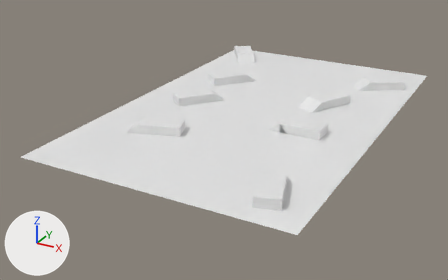
A saved change to the glTF model assets/scenes/untitled.glb.
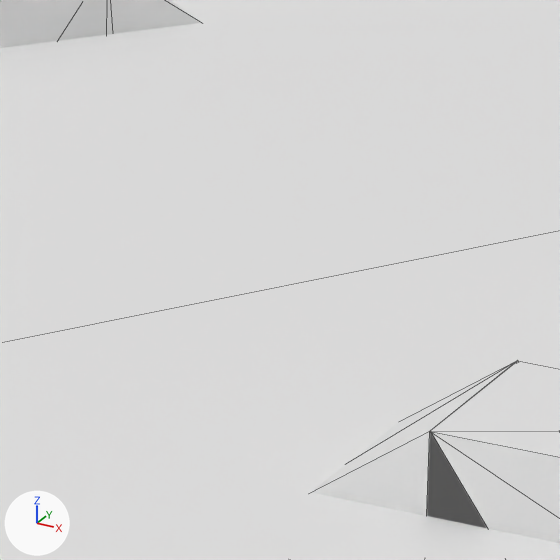
Each version is shown whole from a 50 mm lens placed at (24.1, -50.4, 21.3), pointed at (-2.4, -2.2, -2.8), then close up on the part from 53% to 66% of the width and 28% to 49% of the height. The axes (+X, +Y, +Z) are drawn at lower left. The lights are the same throughout. The close-ups show mesh edges as thin lines. Where no turn or scale is listed for an object, it has been applied to the vertices.
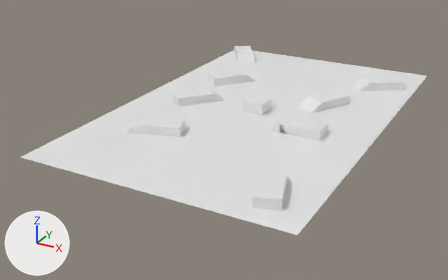
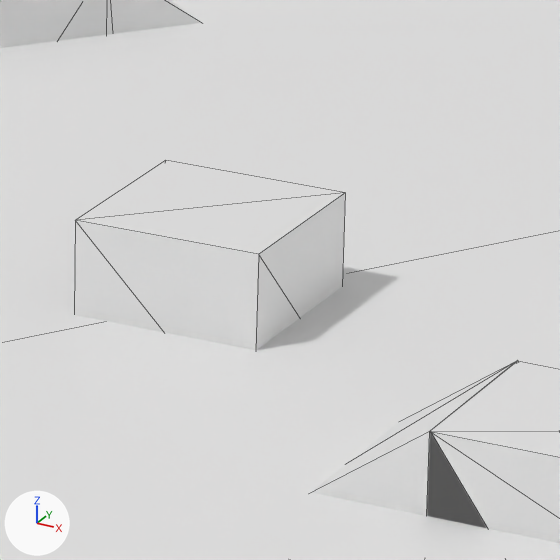
Boxes [x1, y1, x2, y2] around the edits, measured in the close-ups (560 x 560 px):
```json
{"object": "Cube", "change": "moved, rescaled", "before": [427, 361, 560, 543], "after": [74, 161, 345, 350]}
{"object": "Cube.001", "change": "moved, rescaled, turned", "before": [312, 360, 518, 528], "after": [427, 361, 560, 543]}
{"object": "Cube.002", "change": "moved, turned", "after": [312, 360, 518, 528], "on screen": "not visible before"}
{"object": "Cube.007", "change": "moved, turned, rescaled", "before": [59, 0, 201, 39], "after": [0, 0, 107, 48]}
{"object": "Cube.006", "change": "moved", "before": [0, 0, 107, 48], "on screen": "not visible afterwards"}
{"object": "Cube.008", "change": "moved, turned", "after": [59, 0, 201, 39], "on screen": "not visible before"}
```

Edits to the scene script, one JSON object a line:
```json
{"op": "set", "path": "ob_cube.scale", "old": "(1.83, 1.0, 0.834)", "new": "(1.0, 1.0, 1.0)"}
{"op": "set", "path": "ob_cube.location", "old": "(6.0, -3.0, 0.0)", "new": "(0.0, 0.0, 0.0)"}
{"op": "set", "path": "ob_cube_001.rotation_euler", "old": "(0.0, -0.624, 0.0)", "new": "(0.0, 0.0, 0.0)", "note": "degrees (0, -36, 0) -> degrees (0, 0, 0)"}
{"op": "set", "path": "ob_cube_001.location", "old": "(4.0, -3.0, -1.0)", "new": "(6.0, -3.0, 0.0)"}
{"op": "set", "path": "ob_cube_001.scale", "old": "(1.21, 1.0, 1.4)", "new": "(1.83, 1.0, 0.834)"}
{"op": "set", "path": "ob_cube_002.location", "old": "(4.51, 3.13, -1.0)", "new": "(4.0, -3.0, -1.0)"}
{"op": "set", "path": "ob_cube_002.rotation_euler", "old": "(0.0, -0.624, 1.061)", "new": "(0.0, -0.624, 0.0)", "note": "degrees (0, -36, 61) -> degrees (0, -36, 0)"}
{"op": "set", "path": "ob_cube_006.location", "old": "(-6.64, 6.23, 0.0)", "new": "(-6.64, -0.77, 0.0)"}
{"op": "set", "path": "ob_cube_007.location", "old": "(-5.36, 7.77, -1.0)", "new": "(-6.64, 6.23, 0.0)"}
{"op": "set", "path": "ob_cube_007.rotation_euler", "old": "(0.0, -0.624, -2.264)", "new": "(0.0, 0.0, -2.264)", "note": "degrees (0, -36, -130) -> degrees (0, 0, -130)"}
{"op": "set", "path": "ob_cube_007.scale", "old": "(1.21, 1.0, 1.4)", "new": "(1.83, 1.0, 0.834)"}
{"op": "set", "path": "ob_cube_008.location", "old": "(-6.95, -9.32, -1.0)", "new": "(-5.36, 7.77, -1.0)"}
{"op": "set", "path": "ob_cube_008.rotation_euler", "old": "(0.0, -0.624, 0.326)", "new": "(0.0, -0.624, -2.264)", "note": "degrees (0, -36, 19) -> degrees (0, -36, -130)"}
```
